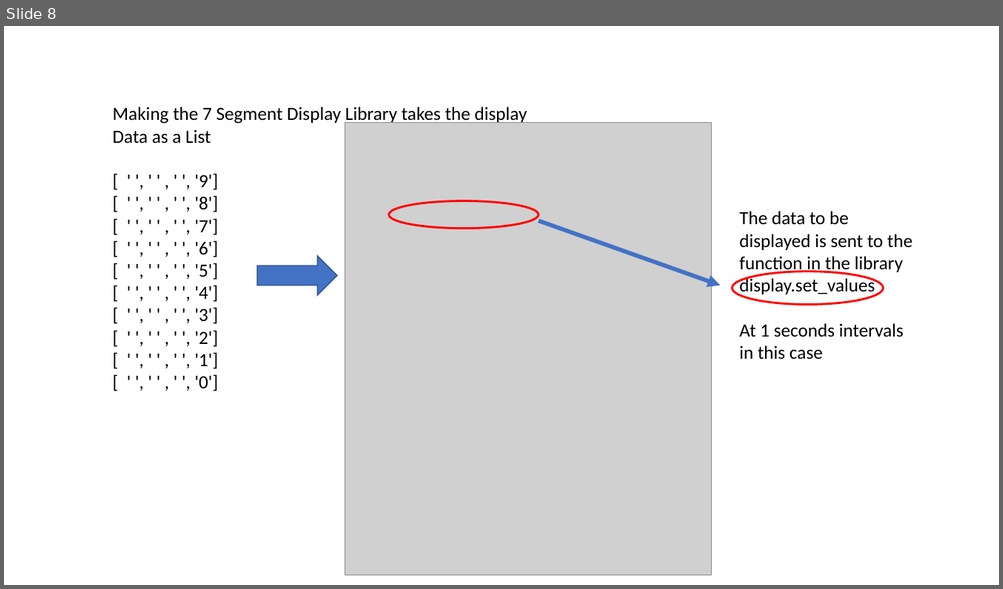
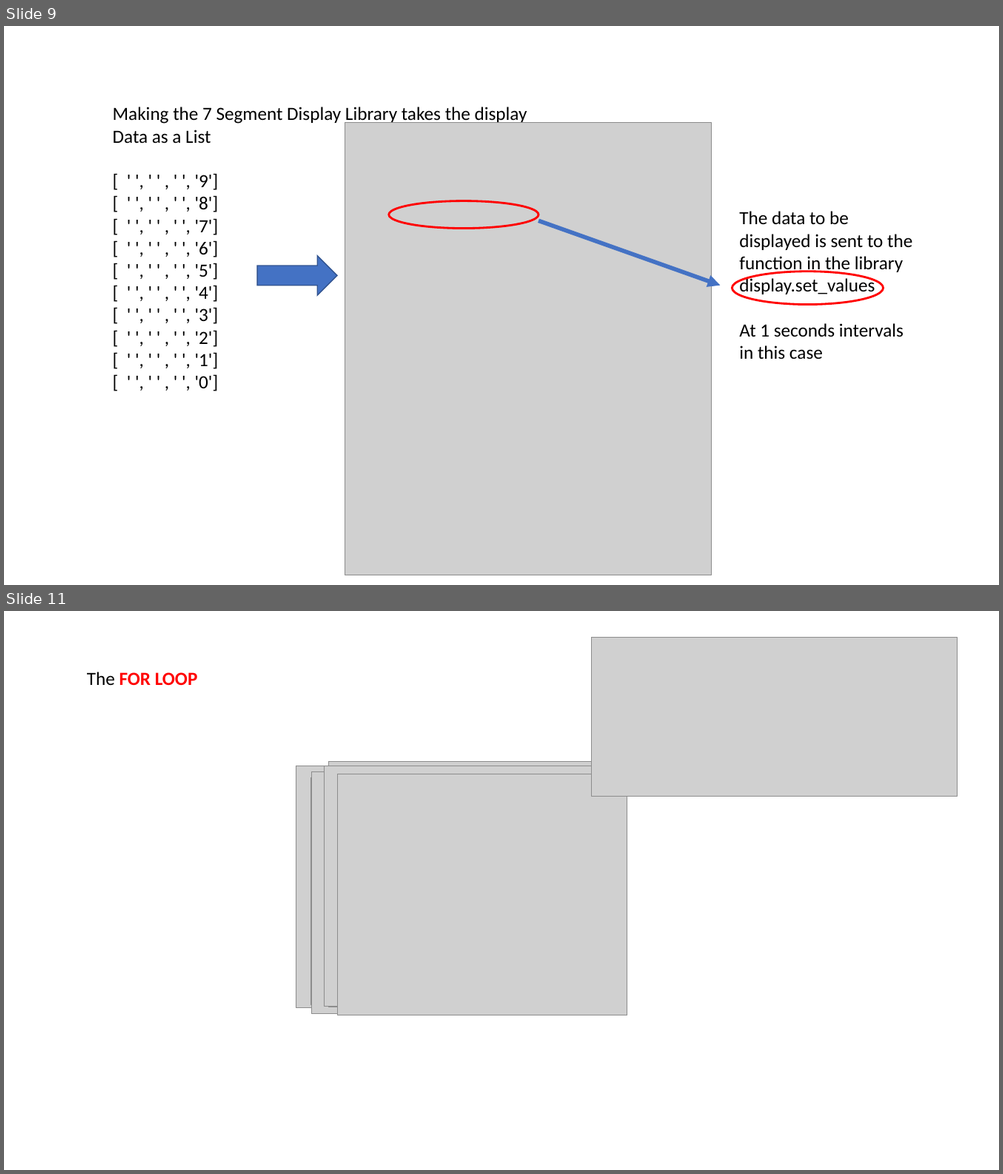
Before and after one commit to ssgoh/Intro_To_Raspberry_Pi, a slide deck: Week 3/031 - Lesson 3 (WEEK 3).pptx. Shown one above the other, each under a label of ours: slide 8 before the commit, slides 9 and 11 after it; the slides between them are not shown. The pictures are 1003x589 and 1003x1174 pixels, drawn with LibreOffice and Linux fonts; fonts in the diff are those of the drawing; grey boxes stand for pictures. Boxes give left, top, right and bottom in pixels: in the first picture for what was removed or moved away, otherwise in the second. Text is boxed around its words. In the diff, an @@ line names an element or a change of style, - is before the commit and + after.

```diff
--- a/Week 3/031 - Lesson 3 (WEEK 3).pptx
+++ b/Week 3/031 - Lesson 3 (WEEK 3).pptx
@@ slide 11 added at <box>4,611,999,1170</box>, background #FFFFFF @@
@@ picture added at <box>591,637,957,796</box> @@
@@ text added at <box>87,672,198,685</box>, 18 pt, text #FF0000, bold @@
+The FOR LOOP
@@ picture added at <box>329,762,614,1007</box> @@
@@ picture added at <box>296,766,593,1008</box> @@
@@ picture added at <box>301,766,586,1002</box> @@
@@ picture added at <box>310,778,609,1005</box> @@
@@ picture added at <box>311,772,597,999</box> @@
@@ picture added at <box>311,772,608,1014</box> @@
@@ picture added at <box>317,772,603,1009</box> @@
@@ picture added at <box>324,766,616,1007</box> @@
@@ picture added at <box>326,774,624,1002</box> @@
@@ picture added at <box>338,775,627,1016</box> @@
@@ what was slide 8 is now slide 9 @@
```
Also in this commit, not shown: 3 slides changed, 2 other slides added.
